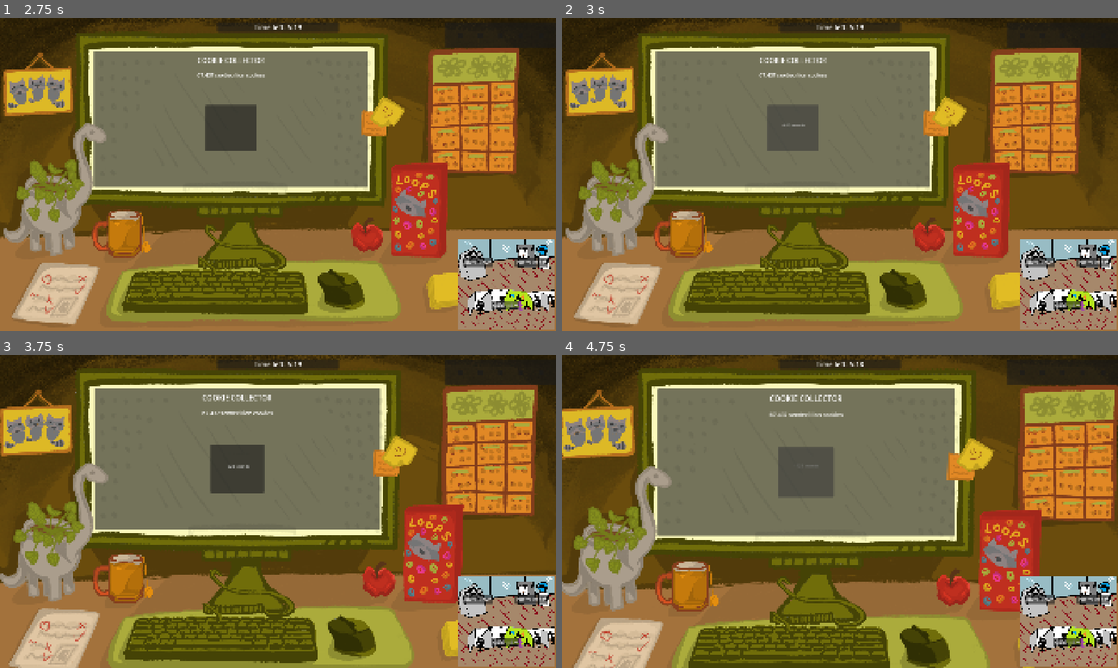
Above: before the commit, frames 1-4 (two rows, left to right).
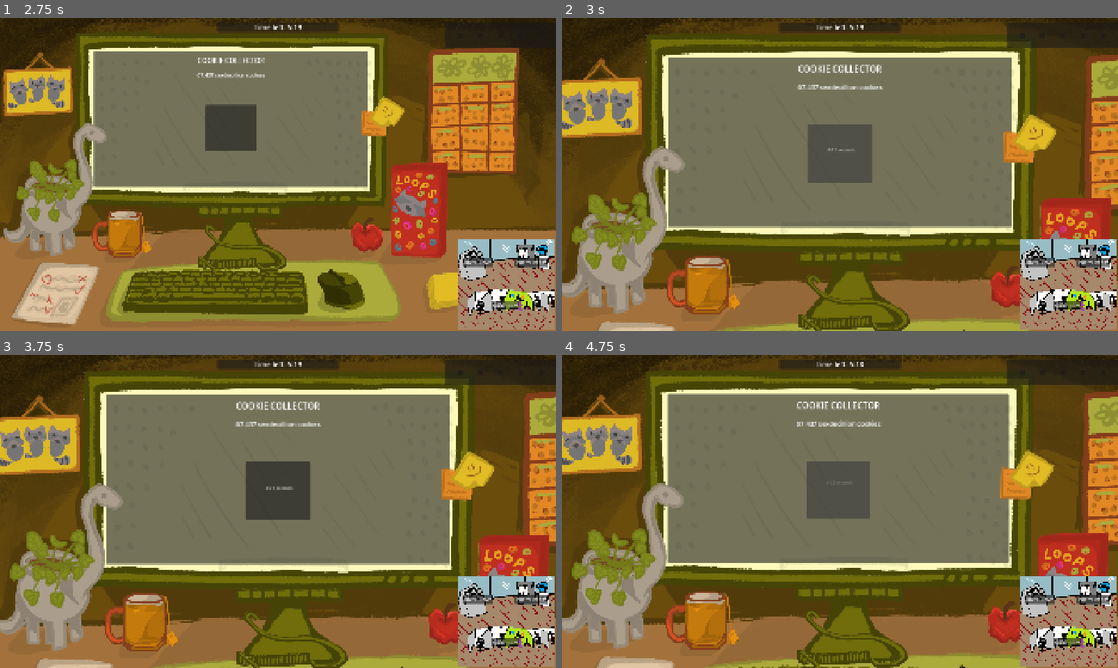
Above: after the commit, the same moments.

Repository: Pudding3160/cookie-jam
Game: Godot game, scene res://Scenes/MAIN/main.tscn
Same seed, same stepped clock (60 frames per second), same inputs: the game is played once before the commit and once after it. The engine's default icon, where the game draws it, is replaced by a stand-in: a white triangle on a blue panel in a dark square.
Inputs (mouse positions are in pixels of both pictures, inside the frame that each line leads up to):
- Up to frame 1 (2.75 s): click "Break Room" at 0.5 s; click "Printer Room" at 1.25 s; click "Main Room" at 2 s
- Up to frame 2 (3 s): click (795, 127) at 2.75 s
- Up to frame 3 (3.75 s): tap Enter at 3.5 s; drag from (233, 455) to (333, 442) at 3.52 s
- Up to frame 4 (4.75 s): tap Space at 4.25 s; drag from (728, 527) to (840, 480) at 4.27 s

Frame 1 is identical in both runs. In frame 2, 62% of the frame differs, in the area x 0-100%, y 0-100%; in frame 3, 60%; in frame 4, 56%.

Commit message:
created main-real.tscn as a backup

Diff:
--- a/Ian/Distractions/Cookie Collector/cookie-collector.tscn
+++ b/Ian/Distractions/Cookie Collector/cookie-collector.tscn
@@ -73,6 +73,7 @@
 [node name="Button" type="Button" parent="PanelContainer/VBoxContainer/MarginContainer" unique_id=339489626]
 custom_minimum_size = Vector2(0, 160)
 layout_mode = 2
+mouse_filter = 1
 script = ExtResource("1_0ltcj")
 time_decrease_indicator = ExtResource("3_2ewh5")
 
--- /dev/null
+++ b/Scenes/MAIN/main-real.tscn
@@ -0,0 +1,26 @@
+[gd_scene format=3 uid="uid://5rxcrn56rq63"]
+
+[ext_resource type="PackedScene" uid="uid://cpp68tkmmsj88" path="res://Scenes/room-manager.tscn" id="1_coi7a"]
+[ext_resource type="PackedScene" uid="uid://q54v4qwwqafq" path="res://Ian/Distractions/Typing Game/email-controller.tscn" id="2_we823"]
+[ext_resource type="PackedScene" uid="uid://cs4aihcoijnos" path="res://Scenes/Map/map.tscn" id="3_qnb36"]
+[ext_resource type="PackedScene" uid="uid://xjuw67uvcgrc" path="res://Scenes/global-timer.tscn" id="4_s21kp"]
+[ext_resource type="PackedScene" uid="uid://dbxwhb0mhls3w" path="res://Ian/Distractions/Cookie Collector/cookie-collector.tscn" id="5_bbabh"]
+[ext_resource type="PackedScene" uid="uid://cftkwo67v7ac4" path="res://Scenes/Strikes/strike_counter.tscn" id="6_kfc5n"]
+
+[node name="Main" type="Node" unique_id=1694300178]
+
+[node name="RoomManager" parent="." unique_id=259202658 instance=ExtResource("1_coi7a")]
+current_room_type = 1
+
+[node name="EmailController" parent="." unique_id=1587489003 instance=ExtResource("2_we823")]
+interval = 5
+difficulty = 12
+max_rand_num = 50
+
+[node name="Map" parent="." unique_id=1908580526 instance=ExtResource("3_qnb36")]
+
+[node name="GlobalTimer" parent="." unique_id=296257864 instance=ExtResource("4_s21kp")]
+
+[node name="CookieCollector" parent="." unique_id=1791148422 instance=ExtResource("5_bbabh")]
+
+[node name="StrikeCounter" parent="." unique_id=2111545922 instance=ExtResource("6_kfc5n")]
